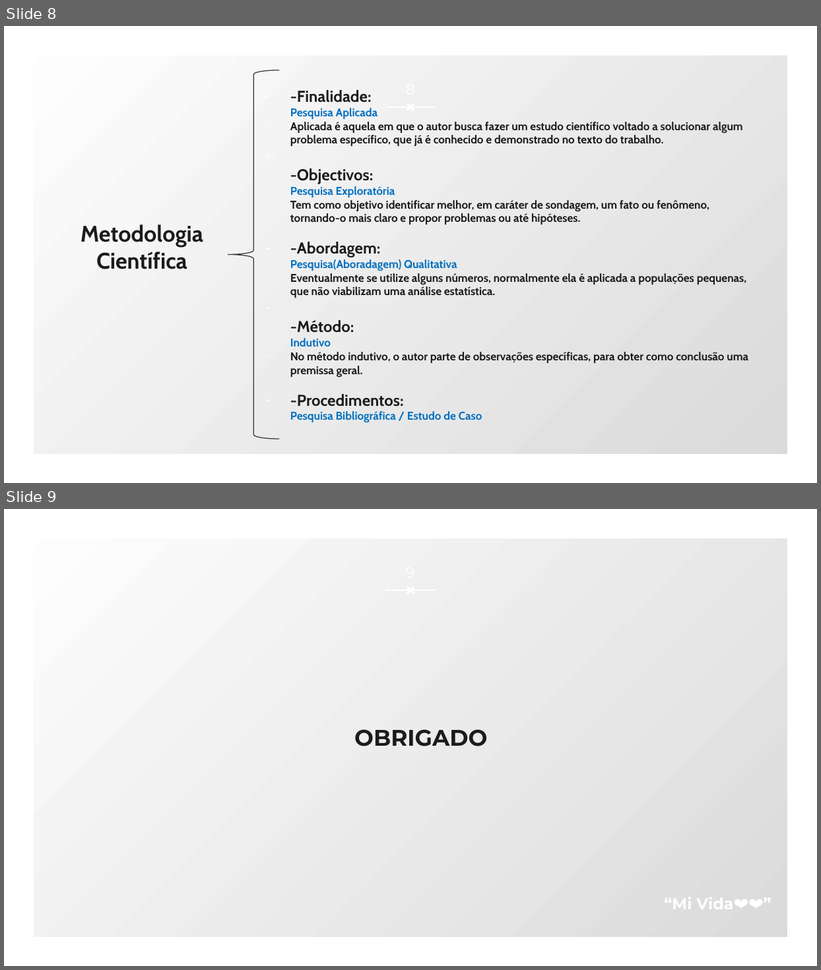
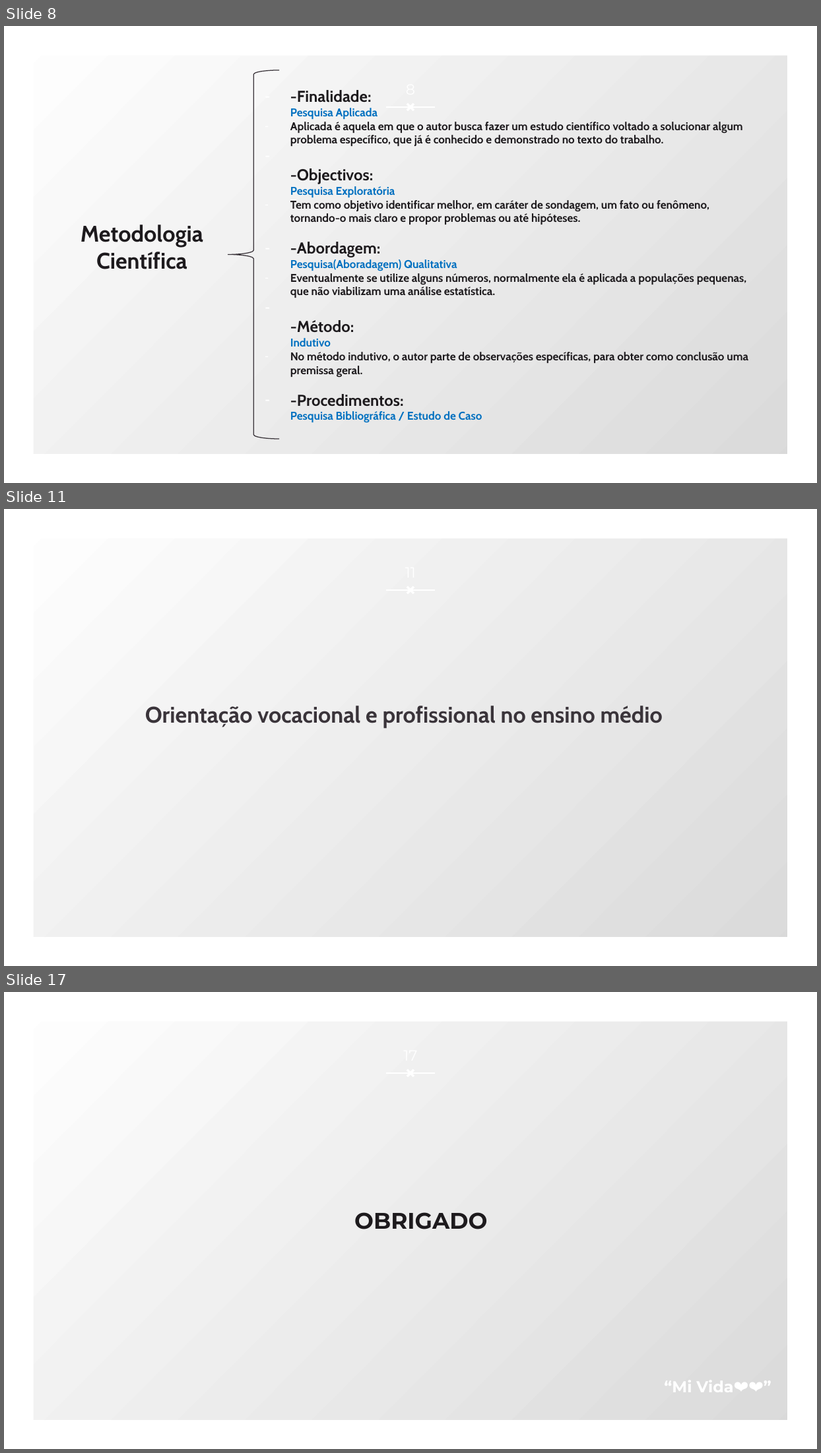
Before and after one commit to reincedaniel/TCC, a slide deck: apresentação.pptx. Shown one above the other, each under a label of ours: slides 8 and 9 before the commit, slides 8, 11 and 17 after it; the slides between them are not shown. The pictures are 821x970 and 821x1453 pixels, drawn with LibreOffice and Linux fonts; fonts in the diff are those of the drawing. Boxes give left, top, right and bottom in pixels: in the first picture for what was removed or moved away, otherwise in the second. Text is boxed around its words. In the diff, an @@ line names an element or a change of style, - is before the commit and + after.

```diff
--- a/apresentação.pptx
+++ b/apresentação.pptx
@@ slide 11 added at bbox=[4, 509, 817, 966], background gradient #FFFFFF to #D9D9D9; not listed: 3 template elements that a slide beside it also shows @@
@@ text added at bbox=[145, 706, 663, 728], 20 pt, text #3A343A, bold @@
+Orientação vocacional e profissional no ensino médio
@@ what was slide 9 is now slide 17 @@
```
Also in this commit, not shown: 1 slide changed, 7 other slides added, 17 other files.
